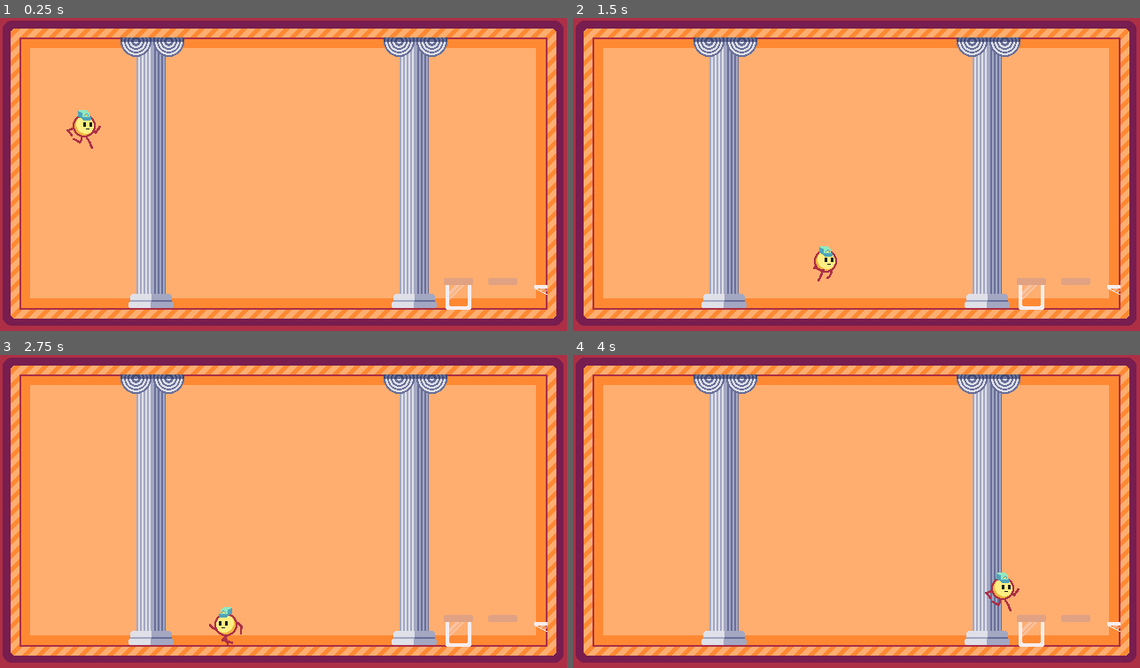
Above: before the commit, frames 1-4 (two rows, left to right).
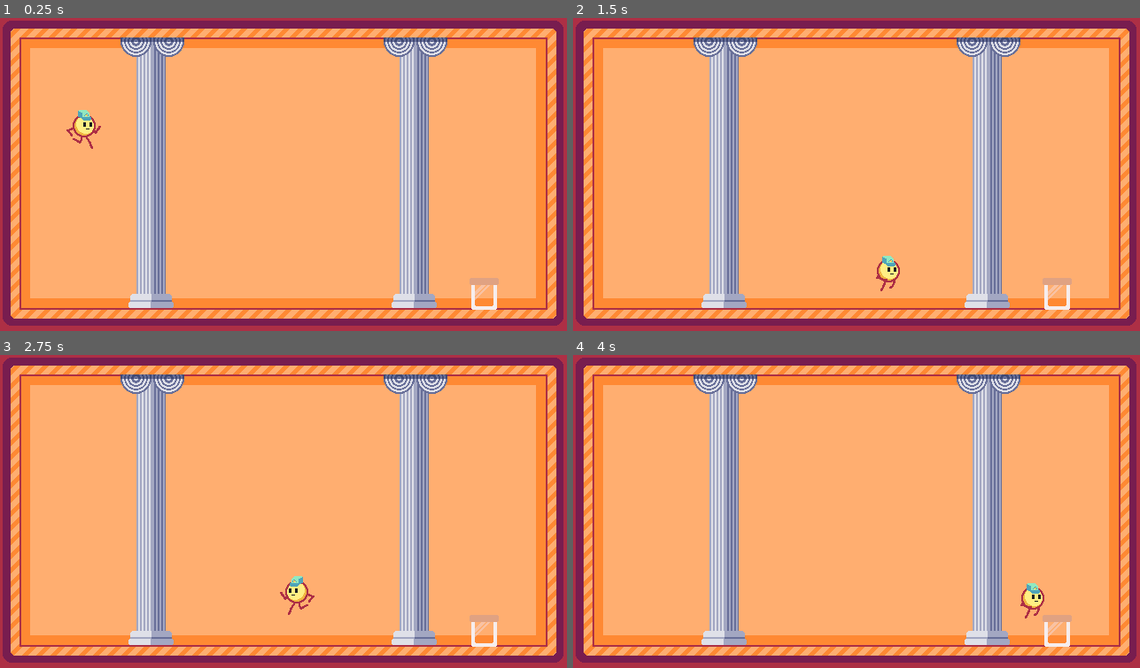
Above: after the commit, the same moments.

Repository: torinman/Brackeys-2025-1
Game: Godot game, scene res://main.tscn
The game is run twice, just before and just after one commit, with the same random seed, the same clock (stepped at 60 frames per second) and the same inputs.
Inputs:
- Up to frame 1 (0.25 s): no input
- Up to frame 2 (1.5 s): hold Up (jump) 0.53-1.28 s; hold D (right) from 0.53 s (still down); tap Up (jump) at 1.35 s
- Up to frame 3 (2.75 s): tap Up (jump) at 1.52, 1.82 s; release D (right) at 2.03 s; hold Left (left) from 2.03 s (still down); hold Up (jump) from 2.03 s (still down)
- Up to frame 4 (4 s): release Left (left) at 2.78 s; release Up (jump) at 2.78 s; hold D (right) from 2.78 s (still down); tap Up (jump) at 2.85, 3.02, 3.32 s; hold Up (jump) from 3.53 s (still down)

The runs differ from the first frame. In frame 1, 0.6% of the frame differs, in the area x 1-97%, y 72-94%; in frame 2, 1.2%; in frame 3, 1.3%, in the area x 1-97%, y 70-94%; in frame 4, 1.3%.

Commit message:
Add jar rigidbody and update physics

Diff:
--- a/main.tscn
+++ b/main.tscn
@@ -1,9 +1,9 @@
 [gd_scene load_steps=5 format=3 uid="uid://c8t6sspi5hml8"]
 
 [ext_resource type="Texture2D" uid="uid://dv3q867nacr0x" path="res://textures/Background.png" id="1_oj6jv"]
-[ext_resource type="Texture2D" uid="uid://d6a4xd623a6i" path="res://textures/jar.png" id="2_b7lil"]
 [ext_resource type="Texture2D" uid="uid://d3f6q7oobn74g" path="res://textures/Frame.png" id="3_rg0s1"]
-[ext_resource type="PackedScene" uid="uid://vbfocsu18cfj" path="res://scenes/player.tscn" id="3_vvq26"]
+[ext_resource type="PackedScene" uid="uid://bpeu6jm4rwq7t" path="res://scenes/player.tscn" id="3_vvq26"]
+[ext_resource type="PackedScene" uid="uid://duob7t0ku6fxr" path="res://scenes/jar.tscn" id="4_1bm73"]
 
 [node name="Node2D" type="Node2D"]
 
@@ -11,9 +11,8 @@
 position = Vector2(320, 180)
 texture = ExtResource("1_oj6jv")
 
-[node name="Jar" type="Sprite2D" parent="."]
-position = Vector2(567, 355)
-texture = ExtResource("2_b7lil")
+[node name="player" parent="." instance=ExtResource("3_vvq26")]
+position = Vector2(95, 97)
 
 [node name="Frame" type="Sprite2D" parent="."]
 position = Vector2(320, 180)
@@ -24,5 +23,5 @@
 [node name="CollisionPolygon2D" type="CollisionPolygon2D" parent="Frame/StaticBody2D"]
 polygon = PackedVector2Array(320, 180, -320, 180, -320, -180, 320, -180, 320, 179, 298, 150, 298, -157, 298, -157, 298, -158, -298, -158, -298, 150, 298, 150)
 
-[node name="player" parent="." instance=ExtResource("3_vvq26")]
-position = Vector2(95, 97)
+[node name="Jar" parent="." instance=ExtResource("4_1bm73")]
+position = Vector2(525, 299)
--- /dev/null
+++ b/scenes/jar.tscn
@@ -0,0 +1,26 @@
+[gd_scene load_steps=5 format=3 uid="uid://duob7t0ku6fxr"]
+
+[ext_resource type="Texture2D" uid="uid://d6a4xd623a6i" path="res://textures/jar.png" id="1_sav3e"]
+
+[sub_resource type="PhysicsMaterial" id="PhysicsMaterial_6e3qc"]
+friction = 0.0
+
+[sub_resource type="AtlasTexture" id="AtlasTexture_f7vhs"]
+atlas = ExtResource("1_sav3e")
+region = Rect2(9, 14, 33, 36)
+
+[sub_resource type="RectangleShape2D" id="RectangleShape2D_0jd2u"]
+size = Vector2(34, 36)
+
+[node name="Jar" type="Node2D"]
+
+[node name="RigidBody2D" type="RigidBody2D" parent="."]
+position = Vector2(22, 0)
+mass = 0.58
+physics_material_override = SubResource("PhysicsMaterial_6e3qc")
+
+[node name="Sprite2D" type="Sprite2D" parent="RigidBody2D"]
+texture = SubResource("AtlasTexture_f7vhs")
+
+[node name="CollisionShape2D" type="CollisionShape2D" parent="RigidBody2D"]
+shape = SubResource("RectangleShape2D_0jd2u")
--- a/scenes/player.tscn
+++ b/scenes/player.tscn
@@ -1,10 +1,11 @@
-[gd_scene load_steps=15 format=3 uid="uid://vbfocsu18cfj"]
+[gd_scene load_steps=15 format=3 uid="uid://bpeu6jm4rwq7t"]
 
 [ext_resource type="Script" path="res://scripts/Playerphysics.gd" id="1_4rmmc"]
 [ext_resource type="Texture2D" uid="uid://i6163b70txtt" path="res://textures/player.png" id="2_kmb6c"]
 
-[sub_resource type="RectangleShape2D" id="RectangleShape2D_scyfp"]
-size = Vector2(20, 36)
+[sub_resource type="CapsuleShape2D" id="CapsuleShape2D_ynh36"]
+radius = 13.0
+height = 40.0
 
 [sub_resource type="AtlasTexture" id="AtlasTexture_fd7w7"]
 atlas = ExtResource("2_kmb6c")
@@ -105,9 +106,10 @@
 script = ExtResource("1_4rmmc")
 
 [node name="CollisionShape2D" type="CollisionShape2D" parent="CharacterBody2D"]
-shape = SubResource("RectangleShape2D_scyfp")
+position = Vector2(0, -2)
+shape = SubResource("CapsuleShape2D_ynh36")
 
 [node name="AnimatedSprite2D" type="AnimatedSprite2D" parent="CharacterBody2D"]
 position = Vector2(0, -6)
 sprite_frames = SubResource("SpriteFrames_16lf6")
-animation = &"run"
+animation = &"fall"
--- a/scripts/Playerphysics.gd
+++ b/scripts/Playerphysics.gd
@@ -1,30 +1,43 @@
 extends CharacterBody2D
 
 
-const SPEED = 200.0
-const JUMP_VELOCITY = -300.0
+const ACCEL = 40.0
+const JUMP_ACCEL = -30.0
+const FRIC = 0.87
+const AIR_FRIC = 0.89
+const V_JUMP_DELAY = 0.1
+const V_JUMP_START = -150
 @onready var animated_sprite_2d = $AnimatedSprite2D
 
 # Get the gravity from the project settings to be synced with RigidBody nodes.
 var gravity = ProjectSettings.get_setting("physics/2d/default_gravity")
-
+var since_ground = V_JUMP_DELAY
 
 func _physics_process(delta):
+	since_ground += delta
 	# Add the gravity.
 	if not is_on_floor():
 		velocity.y += gravity * delta
 
 	# Handle jump.
-	if Input.is_action_just_pressed("jump") and is_on_floor():
-		velocity.y = JUMP_VELOCITY
+	if is_on_floor():
+		since_ground = 0
+
+	if Input.is_action_pressed("jump") and since_ground == 0:
+		velocity.y = V_JUMP_START
+	elif Input.is_action_pressed("jump") and since_ground <= V_JUMP_DELAY:
+		velocity.y += JUMP_ACCEL
+
 
 	# Get the input direction and handle the movement/deceleration.
 	# As good practice, you should replace UI actions with custom gameplay actions.
 	var direction = Input.get_axis("left", "right")
 	if direction:
-		velocity.x = direction * SPEED
+		velocity.x += direction * ACCEL
+	if is_on_floor():
+		velocity.x *= FRIC
 	else:
-		velocity.x = move_toward(velocity.x, 0, SPEED)
+		velocity.x *= AIR_FRIC
 
 
 	if direction == 1:
Binary file changed: textures/Frame.png
